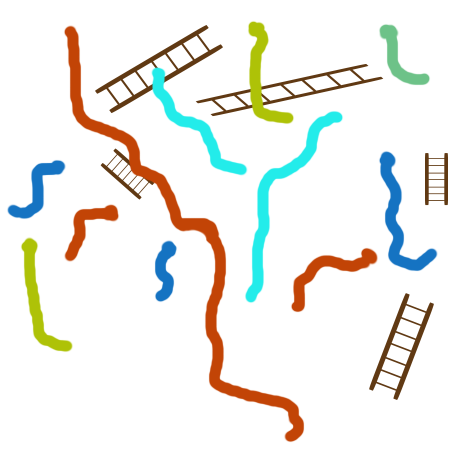
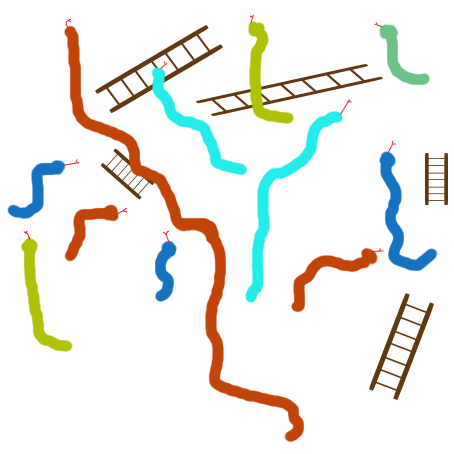
Layer changes from the first 454 x 454 image to the second:
painted on "snakes" over [23, 14, 396, 252]
